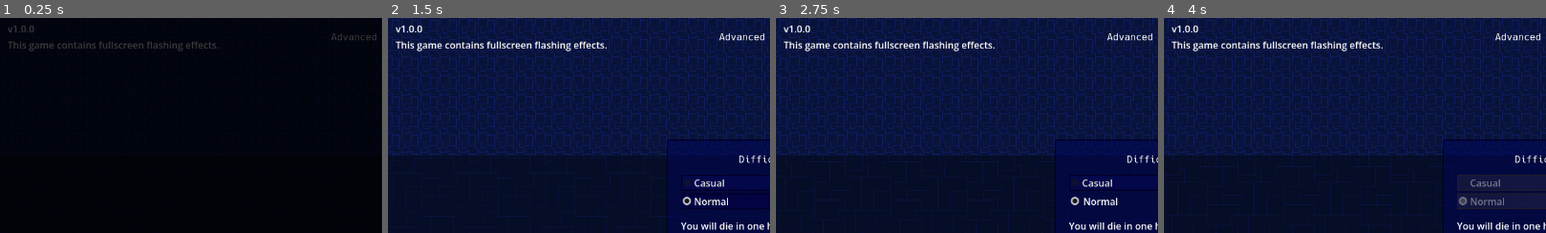
Above: before the commit, frames 1-4 (left to right).
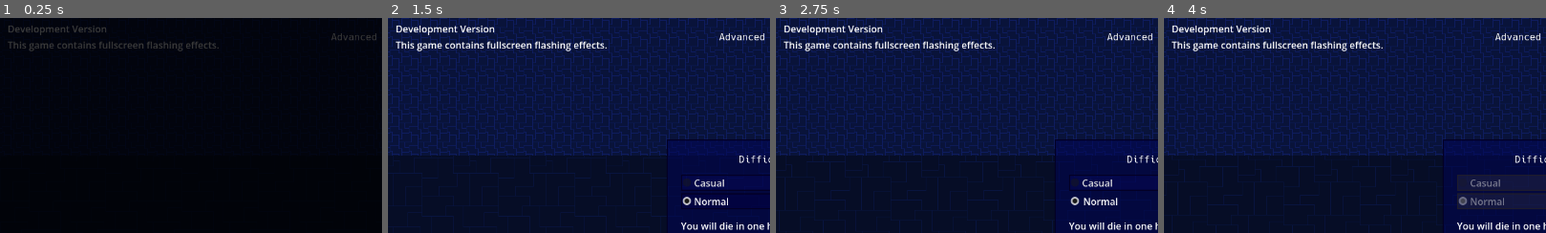
Above: after the commit, the same moments.

Repository: SpeedyVelcro/advanced-invasion
Game: Godot game, scene res://Main.tscn
Two runs of this game, one before a commit and one after it. Both use one fixed random seed, a clock stepped at 60 frames per second and the inputs below. Sound files missing from this copy of the repository are replaced by a short silence.
Inputs (mouse positions are % of the whole screen's width and height, from its top left):
- Up to frame 1 (0.25 s): no input
- Up to frame 2 (1.5 s): tap Enter (ui_accept) at 0.5 s; move the mouse to (72, 45) at 0.52 s; hold D (move_right) 0.53-1.25 s; tap Space (attack) at 0.6 s; click (72, 45) at 0.67 s; tap W (jump) at 0.77 s; click "New Game" at 1.25 s
- Up to frame 3 (2.75 s): click "Normal" at 2 s
- Up to frame 4 (4 s): click "Normal" at 2.75 s; click "Play" at 3.5 s
The pictures show only the part of the screen within x 0-50%, y 1-51%; the shares and areas given below are measured in that part.

The runs differ from the first frame. In frame 1, 0.3% of the frame differs, in the area x 2-28%, y 3-8%; in frame 2, 0.5%; in frame 3, 0.5%; in frame 4, 0.5%.
Error in both runs: Invalid call. Nonexistent function 'remove' in base 'Array'. (res://GUI/Options/Video/DisplaySettings.gd:49)

Commit message:
Use CI to set version number automatically

Diff:
--- a/GUI/MainMenu/MainMenu.gd
+++ b/GUI/MainMenu/MainMenu.gd
@@ -18,6 +18,7 @@
 @onready var achievements = get_node(achievements_path)
 @export var options_path: NodePath
 @onready var options = get_node(options_path)
+@export var version_number_label: Label
 
 const MUSIC_ID = "militia"
 var any_key_grace = false
@@ -50,6 +51,8 @@
 	GlobalMusic.play(MUSIC_ID)
 	#$WorldAnimationPlayer.play("background")
 	#$WorldAnimationPlayer.seek(1.0, true)
+
+	version_number_label.text = VersionNumber.value
 
 func _input(event):
 	match(state):
--- a/GUI/MainMenu/MainMenu.tscn
+++ b/GUI/MainMenu/MainMenu.tscn
@@ -69,7 +69,7 @@
 &"pulse": SubResource("2")
 }
 
-[node name="MainMenu" type="Node" unique_id=722674970]
+[node name="MainMenu" type="Node" unique_id=722674970 node_paths=PackedStringArray("version_number_label")]
 script = ExtResource("1")
 start_prompt_path = NodePath("CanvasLayer/StartPrompt")
 integration_menu_path = NodePath("CanvasLayer/IntegrationMenu")
@@ -80,6 +80,7 @@
 credits_path = NodePath("CanvasLayer/Credits")
 achievements_path = NodePath("CanvasLayer/AchievementsMenu")
 options_path = NodePath("CanvasLayer/Options")
+version_number_label = NodePath("CanvasLayer/VBoxContainer/VersionNumber")
 
 [node name="ParallaxBackground" type="ParallaxBackground" parent="." unique_id=1152890348]
 
@@ -240,19 +241,13 @@
 
 [node name="StartGUI" parent="CanvasLayer" unique_id=2051884794 instance=ExtResource("3")]
 visible = false
-layout_mode = 3
-anchors_preset = 15
 grow_horizontal = 2
 grow_vertical = 2
 
 [node name="StorySetup" parent="CanvasLayer" unique_id=517522825 instance=ExtResource("7")]
 visible = false
-layout_mode = 3
-anchors_preset = 15
 offset_right = 0.0
 offset_bottom = 0.0
-grow_horizontal = 2
-grow_vertical = 2
 
 [node name="Options" parent="CanvasLayer" unique_id=1293521007 instance=ExtResource("11")]
 visible = false
--- /dev/null
+++ b/Utility/VersionNumber.gd
@@ -0,0 +1,18 @@
+class_name VersionNumber
+extends Object
+## Helper class for getting version number
+##
+## Use VersionNumber.value to get a [String] representing the version number -
+## or lack thereof - of the project.
+
+## Version number [String] based on [ProjectSettings].
+static var value: String:
+	get:
+		var version_number = ProjectSettings.get_setting_with_override("application/config/version")
+		if version_number == null or version_number is not String or version_number.is_empty():
+			push_warning("Version number is not set in this build.")
+			return "Unknown Version"
+		elif version_number == "dev":
+			return "Development Version"
+		else:
+			return version_number
--- a/project.godot
+++ b/project.godot
@@ -11,6 +11,7 @@
 [application]
 
 config/name="Advanced Invasion"
+config/version="dev"
 run/main_scene="res://Main.tscn"
 config/use_custom_user_dir=true
 config/custom_user_dir_name="advanced-invasion"
Not shown, changed: About/Credits.txt
Not shown: 1 places in GUI/MainMenu/MainMenu.tscn that only renumber resources
Not shown, added: Utility/VersionNumber.gd.uid
Not shown, changed: .github/workflows/build-and-publish.yml
